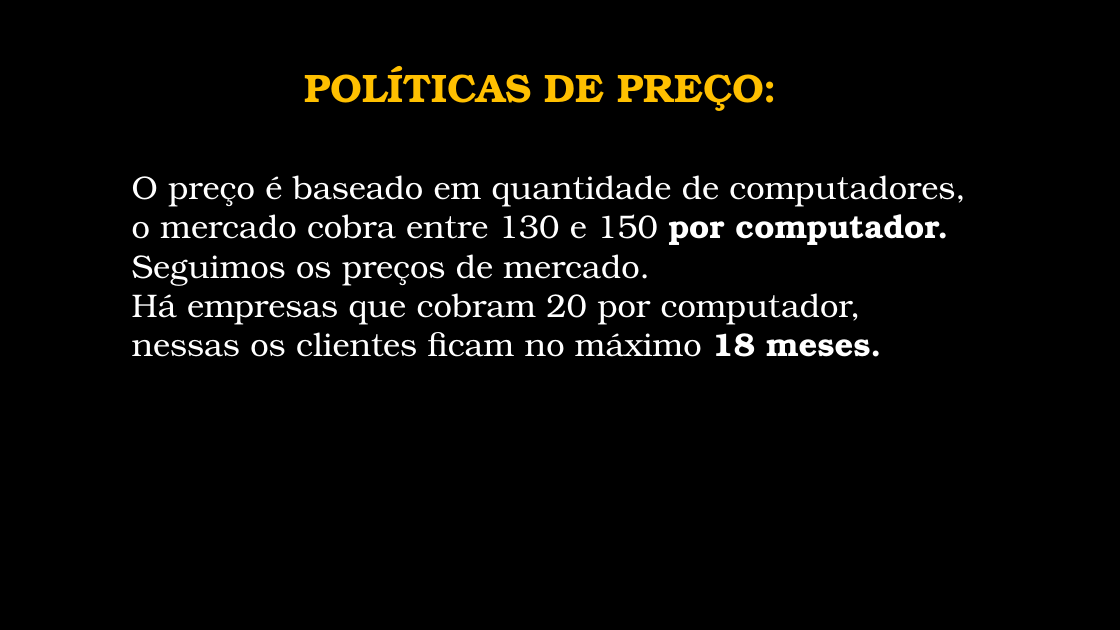
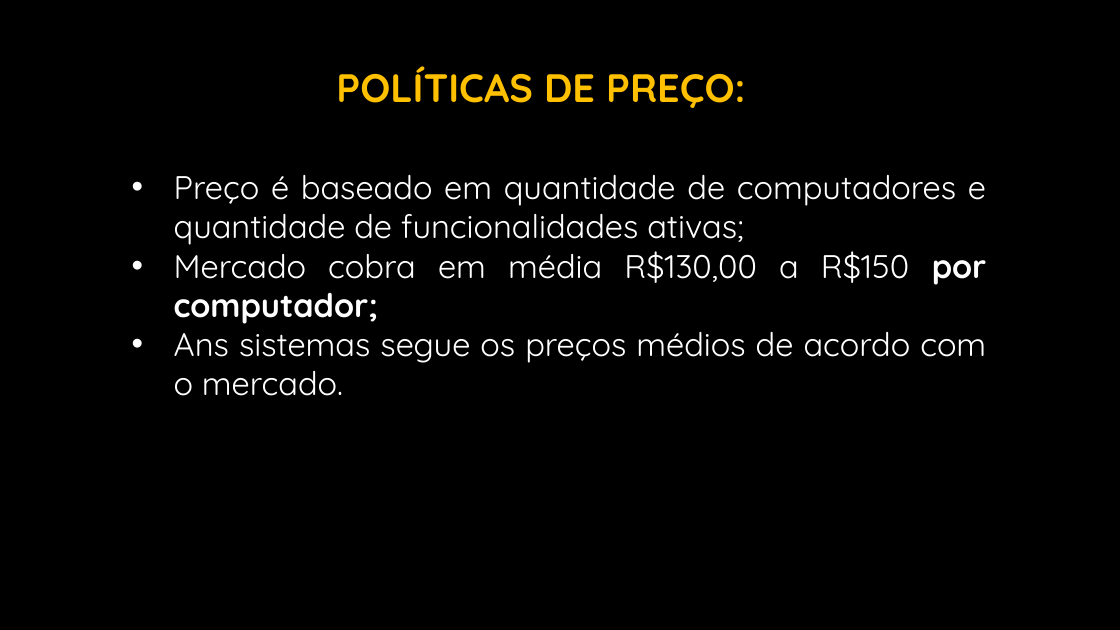
Before and after one commit to BrunoFelix/Restoran, a slide deck: slide 21 of Docs/Apresentação ANS Sistemas (Fundamentos da Gestao).pptx (slide 18 before the commit). Drawn at 1120x630 pixels with LibreOffice and Linux fonts; fonts in the diff are those of the drawing; background and template pictures are left out. Boxes give left, top, right and bottom in pixels: in the first picture for what was removed or moved away, otherwise in the second. Text is boxed around its words. In the diff, an @@ line names an element or a change of style, - is before the commit and + after.

```diff
--- a/Docs/Apresentação ANS Sistemas (Fundamentos da Gestao).pptx
+++ b/Docs/Apresentação ANS Sistemas (Fundamentos da Gestao).pptx
@@ title "POLÍTICAS DE PREÇO:" at box(336, 66, 745, 108): font TeX Gyre Bonum to Quicksand @@
@@ text at box(174, 175, 987, 396): text changed; font TeX Gyre Bonum to Quicksand @@
-O preço é baseado em quantidade de computadores, o mercado cobra entre 130 e 150 por computador.
-Seguimos os preços de mercado.
-Há empresas que cobram 20 por computador,
-nessas os clientes ficam no máximo 18 meses.
+• Preço é baseado em quantidade de computadores e quantidade de funcionalidades ativas;
+• Mercado cobra em média R$130,00 a R$150 por computador;
+• Ans sistemas segue os preços médios de acordo com o mercado.
```
Also in this commit, not shown: 20 other slides changed, 8 slides added, 3 slides removed.
